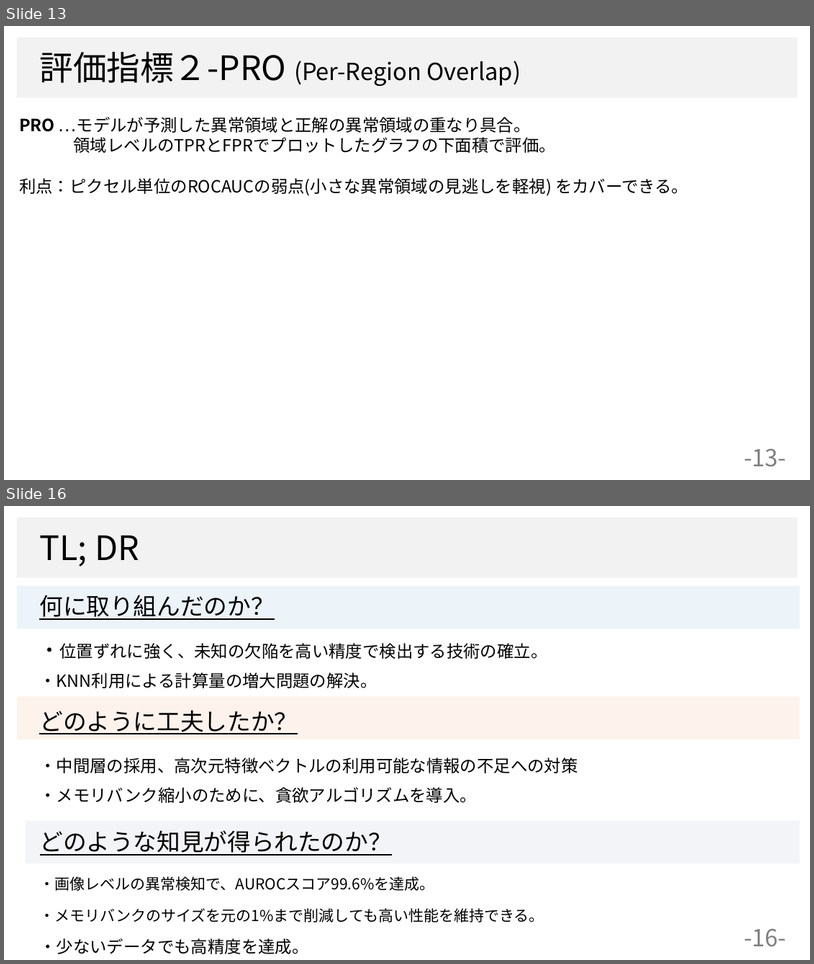
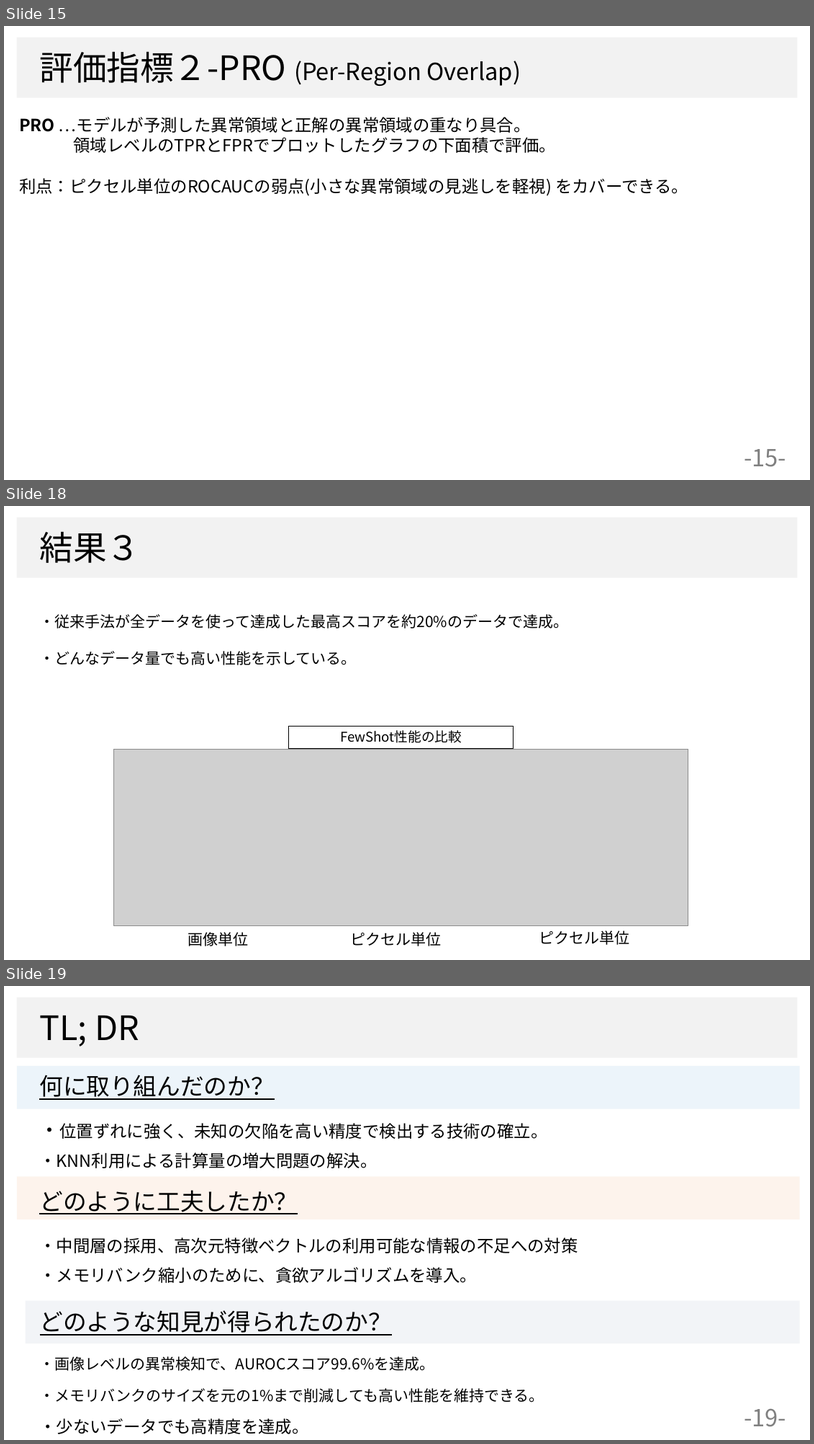
Before and after one commit to dhia-github/haselab-all, a slide deck: 発表資料/B4_上坂大樹_ゼミ用資料.pptx. Shown one above the other, each under a label of ours: slides 13 and 16 before the commit, slides 15, 18 and 19 after it; the slides between them are not shown. The pictures are 814x964 and 814x1444 pixels, drawn with LibreOffice and Linux fonts; fonts in the diff are those of the drawing; grey boxes stand for pictures; background and template pictures are left out. Boxes give left, top, right and bottom in pixels: in the first picture for what was removed or moved away, otherwise in the second. Text is boxed around its words. In the diff, an @@ line names an element or a change of style, - is before the commit and + after.

```diff
--- a/発表資料/B4_上坂大樹_ゼミ用資料.pptx
+++ b/発表資料/B4_上坂大樹_ゼミ用資料.pptx
@@ slide 18 added at [4,506,810,960], background #FFFFFF; not listed: 1 template element that a slide beside it also shows @@
@@ text added at [39,531,140,563], 40 pt, text #000000 @@
+結果３
@@ text added at [39,614,568,665], 18 pt, text #000000 @@
+・従来手法が全データを使って達成した最高スコアを約20%のデータで達成。
+・どんなデータ量でも高い性能を示している。
@@ rectangle added at [289,726,513,748], outline #000000 0.75 pt, 16 pt, text #000000 @@
+FewShot性能の比較
@@ picture added at [113,749,689,925] @@
@@ text added at [188,932,249,946], 18 pt, text #000000 @@
+画像単位
@@ text added at [350,932,441,946], 18 pt, text #000000 @@
+ピクセル単位
@@ text added at [539,930,630,944], 18 pt, text #000000 @@
+ピクセル単位
@@ what was slide 13 is now slide 15 @@
@@ page number at [744,449,787,467]: text changed @@
--13-
+-15-
@@ what was slide 16 is now slide 19 @@
@@ page number at [744,1408,787,1427]: text changed @@
--16-
+-19-
```
Also in this commit, not shown: 8 slides changed, 2 other slides added.
